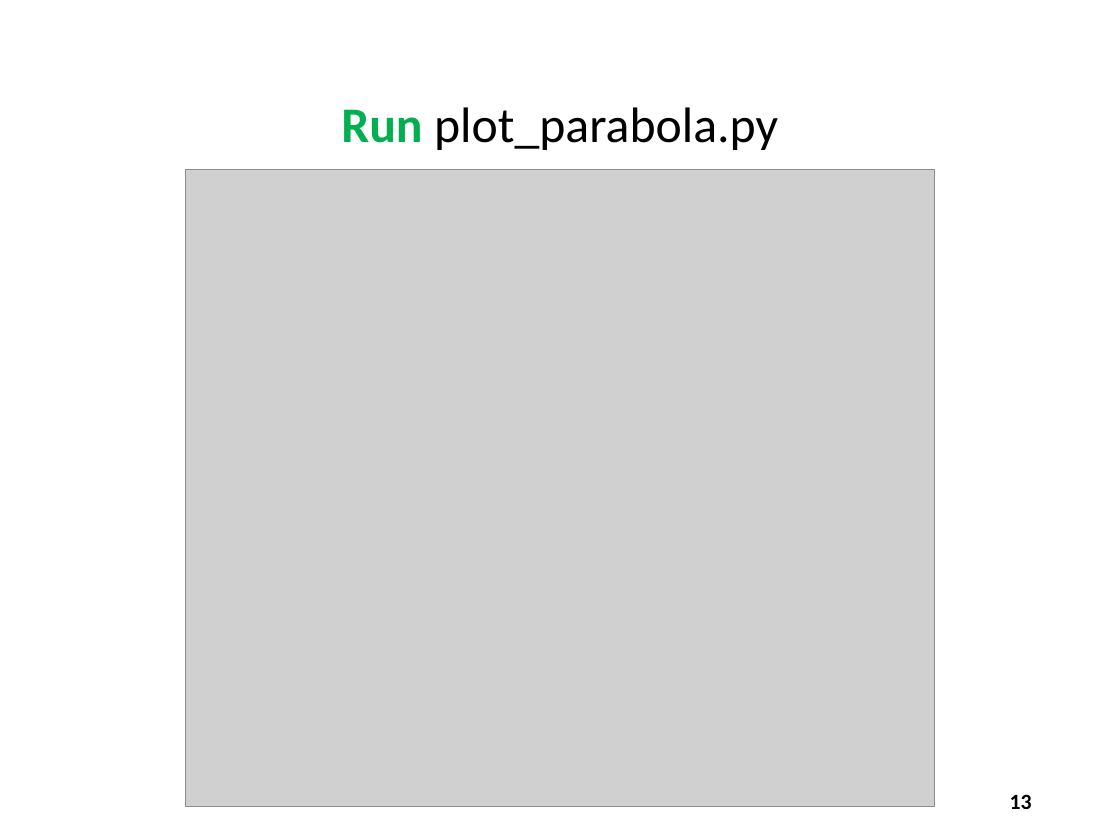
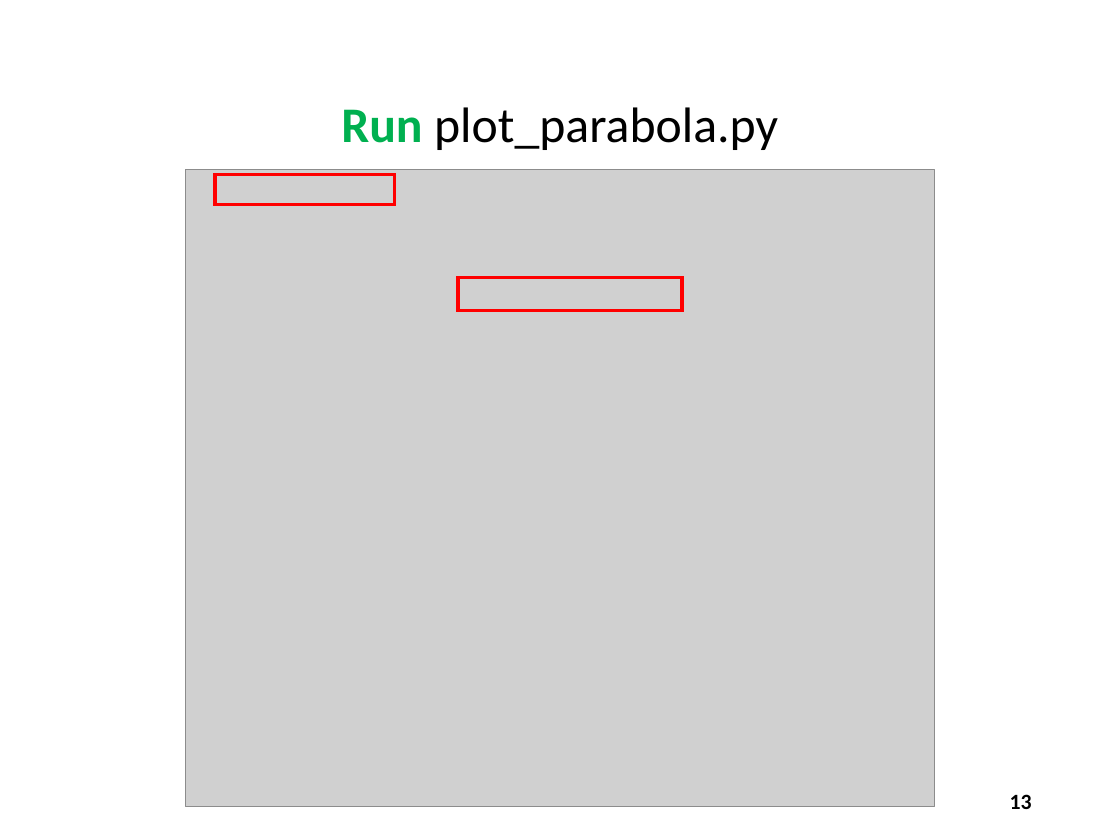
Before and after one commit to dbiersach/csi-spark-prep, a slide deck: slide 13 of slides/Session 03 - 2D Graphics/Session 03 - 2D Graphics.pptx. Drawn at 1120x840 pixels with LibreOffice and Linux fonts; fonts in the diff are those of the drawing; grey boxes stand for pictures. Boxes give left, top, right and bottom in pixels: in the first picture for what was removed or moved away, otherwise in the second. Text is boxed around its words. In the diff, an @@ line names an element or a change of style, - is before the commit and + after.

Commit message:
Fix Parabola Plot

```diff
--- a/slides/Session 03 - 2D Graphics/Session 03 - 2D Graphics.pptx
+++ b/slides/Session 03 - 2D Graphics/Session 03 - 2D Graphics.pptx
@@ rectangle added at [215,175,395,205], outline #FF0000 2.25 pt @@
@@ rectangle added at [458,278,682,311], outline #FF0000 2.25 pt @@
```
